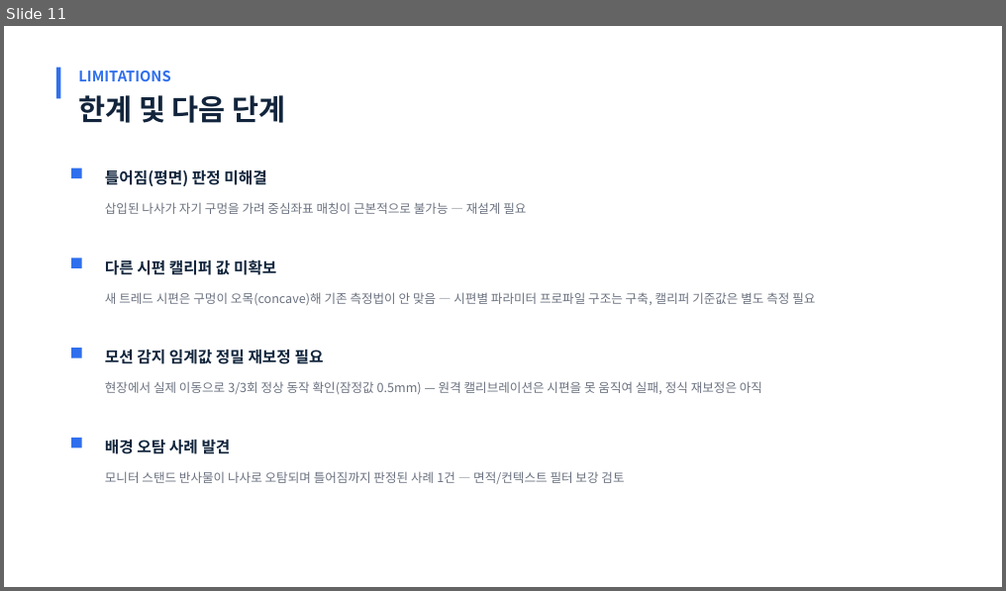
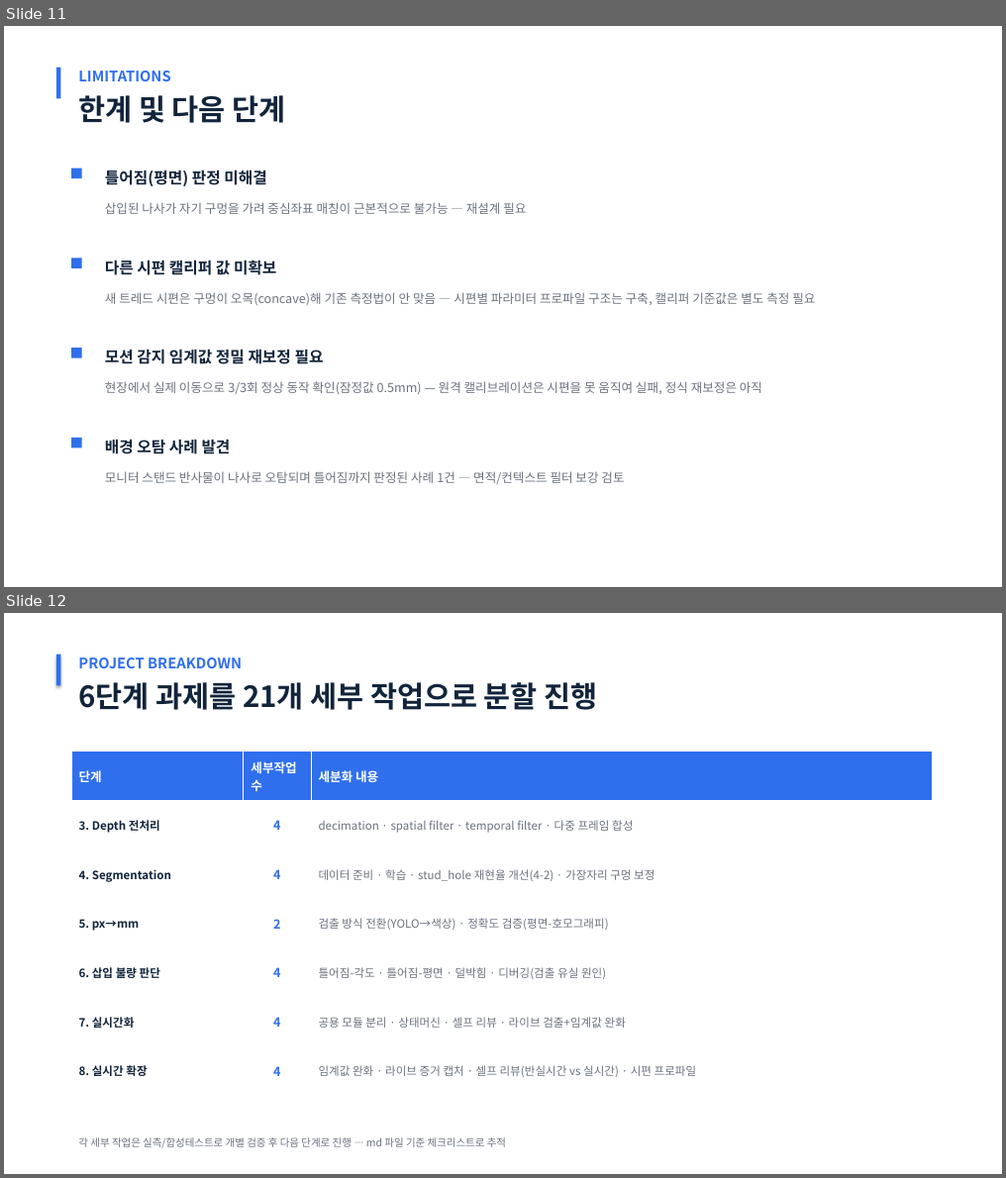
Before and after one commit to chaehyeok-Lee/camera_prac2, a slide deck: 나사_삽입_불량_검출_발표자료.pptx. Shown one above the other, each under a label of ours: slide 11 before the commit, slides 11 and 12 after it. The pictures are 1006x591 and 1006x1178 pixels, drawn with LibreOffice and Linux fonts; fonts in the diff are those of the drawing. Boxes give left, top, right and bottom in pixels: in the first picture for what was removed or moved away, otherwise in the second. Text is boxed around its words. In the diff, an @@ line names an element or a change of style, - is before the commit and + after.

Commit message:
Add project work-breakdown-structure slide (inserted before closing 요약)
User wanted a summary of how granularly the 6-stage plan (3-8) was
subdivided into trackable sub-tasks - not attribution of who
suggested what, just the decomposition itself. Extracted every ###
subsection heading across 3_depth_preprocessing.md through
8_realtime_detection.md (21 total across 6 stages) into a table:
stage / sub-task count / what was split out.

```diff
--- a/나사_삽입_불량_검출_발표자료.pptx
+++ b/나사_삽입_불량_검출_발표자료.pptx
@@ slide 12 added at [4,613,1002,1174], background #FFFFFF @@
@@ rectangle added at [56,655,60,685], fill #2F6FED @@
@@ text added at [78,658,242,668], 14 pt, text #2F6FED, bold @@
+PROJECT BREAKDOWN
@@ text added at [78,682,598,710], 28 pt, text #11243B, bold @@
+6단계 과제를 21개 세부 작업으로 분할 진행
@@ table added at [71,752,933,1096], 7 rows, 3 columns @@
+단계 | 세부작업 수 | 세분화 내용
+3. Depth 전처리 | 4 | decimation · spatial filter · temporal filter · 다중 프레임 합성
+4. Segmentation | 4 | 데이터 준비 · 학습 · stud_hole 재현율 개선(4-2) · 가장자리 구멍 보정
+5. px→mm | 2 | 검출 방식 전환(YOLO→색상) · 정확도 검증(평면-호모그래피)
+6. 삽입 불량 판단 | 4 | 틀어짐-각도 · 틀어짐-평면 · 덜박힘 · 디버깅(검출 유실 원인)
+7. 실시간화 | 4 | 공용 모듈 분리 · 상태머신 · 셀프 리뷰 · 라이브 검출+임계값 완화
+8. 실시간 확장 | 4 | 임계값 완화 · 라이브 증거 캡처 · 셀프 리뷰(반실시간 vs 실시간) · 시편 프로파일
@@ text added at [78,1138,506,1149], 10 pt, text #6B7280 @@
+각 세부 작업은 실측/합성테스트로 개별 검증 후 다음 단계로 진행 — md 파일 기준 체크리스트로 추적
```
